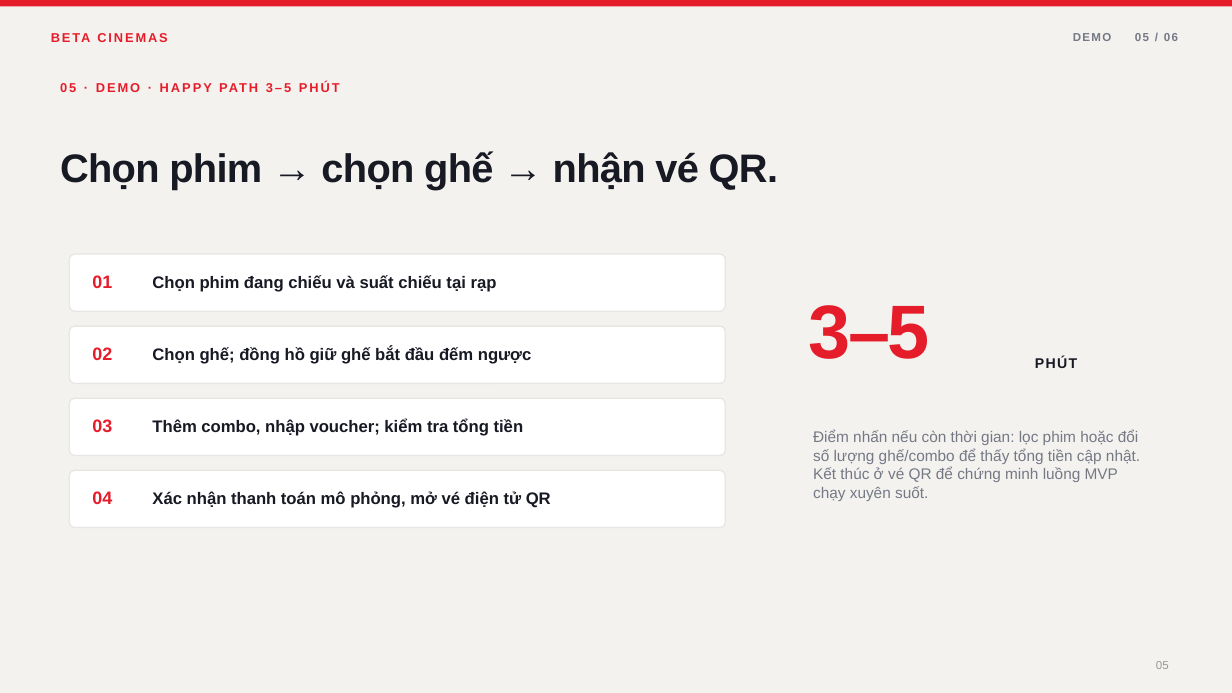
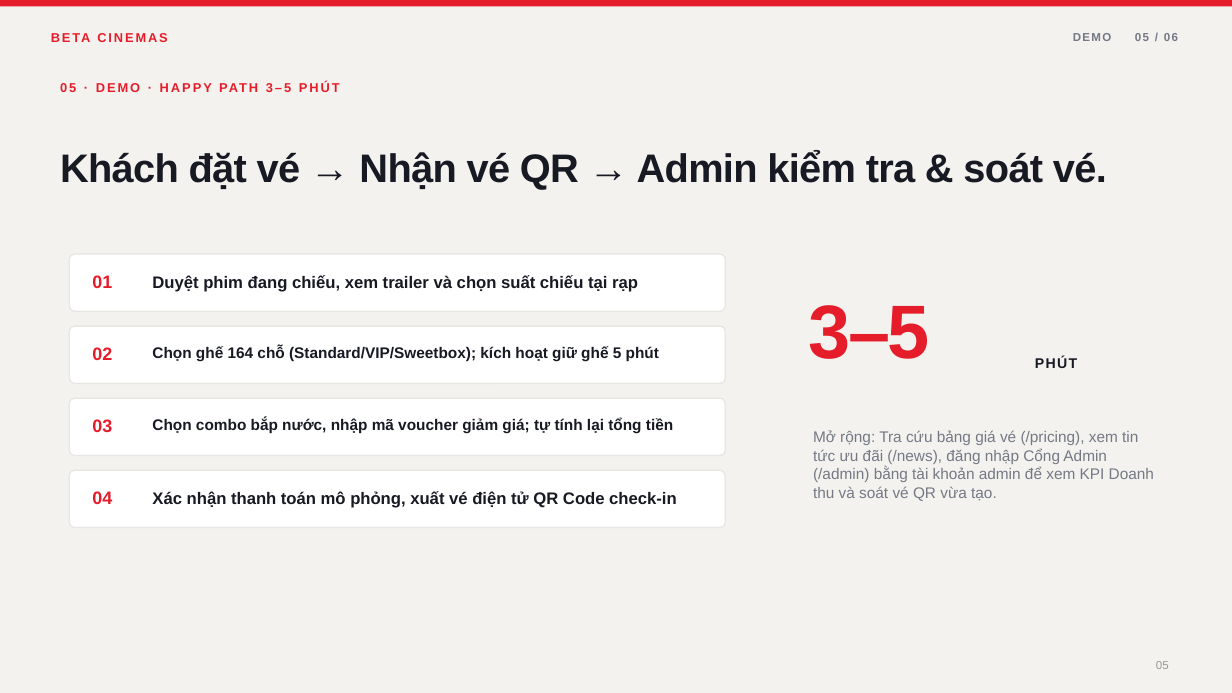
Before and after one commit to AsakiYuki/web2064-fa26, a slide deck: slide 5 of Beta-Cinemas-Presentation.pptx. Drawn at 1232x693 pixels with LibreOffice and Linux fonts; fonts in the diff are those of the drawing. Boxes give left, top, right and bottom in pixels: in the first picture for what was removed or moved away, otherwise in the second. Text is boxed around its words. In the diff, an @@ line names an element or a change of style, - is before the commit and + after.

```diff
--- a/Beta-Cinemas-Presentation.pptx
+++ b/Beta-Cinemas-Presentation.pptx
@@ text at [60, 150, 1107, 189]: text changed @@
-Chọn phim → chọn ghế → nhận vé QR.
+Khách đặt vé → Nhận vé QR → Admin kiểm tra & soát vé.
@@ text at [152, 275, 638, 292]: text changed @@
-Chọn phim đang chiếu và suất chiếu tại rạp
+Duyệt phim đang chiếu, xem trailer và chọn suất chiếu tại rạp
@@ text at [152, 346, 622, 362]: text changed; size 13 to 12 pt @@
-Chọn ghế; đồng hồ giữ ghế bắt đầu đếm ngược
+Chọn ghế 164 chỗ (Standard/VIP/Sweetbox); kích hoạt giữ ghế 5 phút
@@ text at [152, 418, 673, 434]: text changed; size 13 to 12 pt @@
-Thêm combo, nhập voucher; kiểm tra tổng tiền
+Chọn combo bắp nước, nhập mã voucher giảm giá; tự tính lại tổng tiền
@@ text at [813, 430, 1154, 501]: text changed @@
-Điểm nhấn nếu còn thời gian: lọc phim hoặc đổi số lượng ghế/combo để thấy tổng tiền cập nhật. Kết thúc ở vé QR để chứng minh luồng MVP chạy xuyên suốt.
+Mở rộng: Tra cứu bảng giá vé (/pricing), xem tin tức ưu đãi (/news), đăng nhập Cổng Admin (/admin) bằng tài khoản admin để xem KPI Doanh thu và soát vé QR vừa tạo.
@@ text at [152, 491, 677, 508]: text changed @@
-Xác nhận thanh toán mô phỏng, mở vé điện tử QR
+Xác nhận thanh toán mô phỏng, xuất vé điện tử QR Code check-in
```
Also in this commit, not shown: 5 other slides changed, 2 other files.
